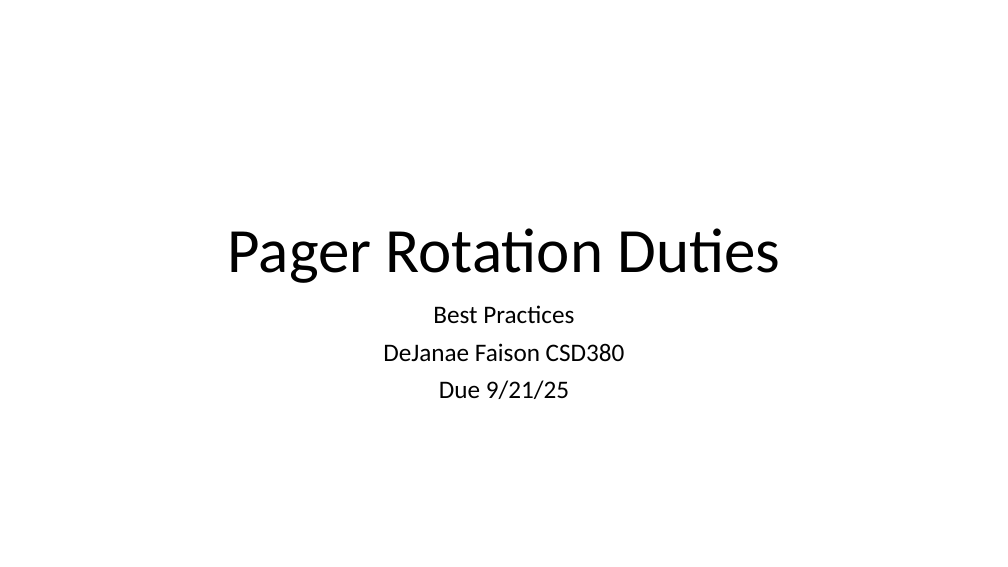
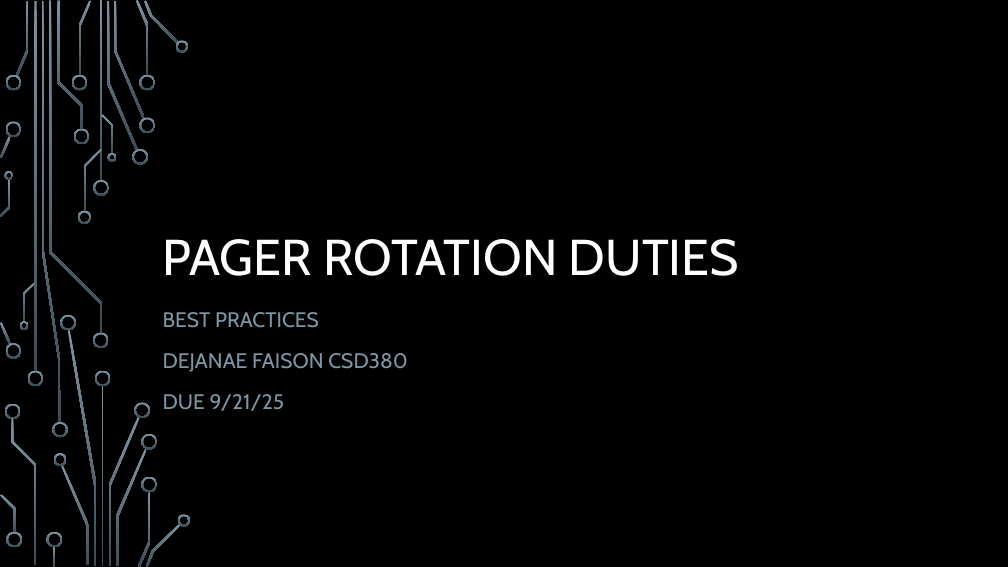
Before and after one commit to D-Faison/csd-380, a slide deck: slide 1 of module-7/Faison_M7_PagerRotationDuties.pptx. Drawn at 1008x567 pixels with LibreOffice and Linux fonts; fonts in the diff are those of the drawing; background and template pictures are left out. Boxes give left, top, right and bottom in pixels: in the first picture for what was removed or moved away, otherwise in the second. Text is boxed around its words. In the diff, an @@ line names an element or a change of style, - is before the commit and + after.

```diff
--- a/module-7/Faison_M7_PagerRotationDuties.pptx
+++ b/module-7/Faison_M7_PagerRotationDuties.pptx
@@ background #FFFFFF to picture (left out) @@
@@ title at [163, 239, 739, 276]: text changed; size 60 to 48 pt; font Calibri to Cabin; text colour #000000 to #FFFFFF @@
-Pager Rotation Duties
+PAGER ROTATION DUTIES
@@ subtitle at [163, 312, 408, 411]: text changed; size 24 to 20 pt; font Calibri to Cabin; text colour #000000 to #7C96A3 @@
-Best Practices
-DeJanae Faison CSD380
-Due 9/21/25
+BEST PRACTICES
+DEJANAE FAISON CSD380
+DUE 9/21/25
@@ group added at [0, 0, 191, 567]: 50 freeform shapes, 4 rectangles @@
```
Also in this commit, not shown: 7 other slides changed, 2 slides added, 1 slide removed.
